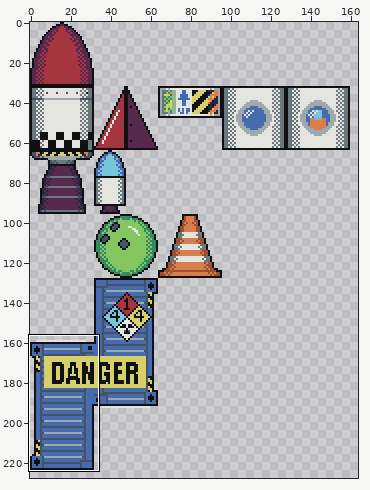
Pixel-art file -- rocket/rocket-components/atlas/rocket-components.aseprite. Above: a wide view before the commit, with the close-up outlined.
Close-up. Before the commit:
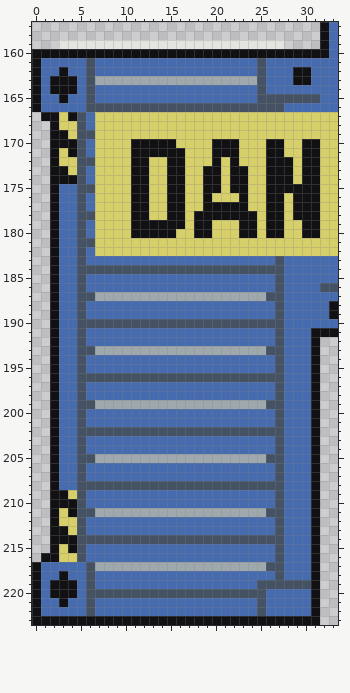
256x256 pixels, 1 frame. Shown: x 0..33, y 157..223. The wide view leaves out empty margins.
And afterwards:
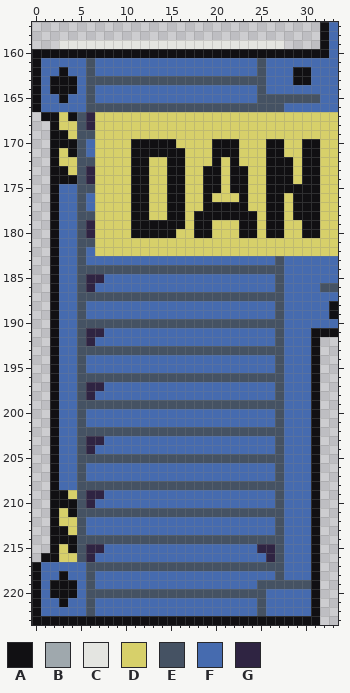
Palette (. is transparent): A #111013  B #9fa8ad  C #e4e5e1  D #d7d06a  E #455263  F #466baf  G #2f2442
Author's note on the commit: Add oddly-shaped-component
Difference:
Layer "UnfortunatelyShapedObject/Shading":
y 163: x 7..24 BBBBBBBBBBBBBBBBBB -> EEEEEEEEEEEEEEEEEE
y 167..168: x 6 F -> G
y 173..174: x 6 F -> G
y 179..180: x 6 F -> G
y 185: x 6..7 FF -> GG
y 186: x 6 F -> G
y 187: x 7..25 BBBBBBBBBBBBBBBBBBB -> EEEEEEEEEEEEEEEEEEE
y 191: x 6..7 FF -> GG
y 192: x 6 F -> G
y 193: x 7..25 BBBBBBBBBBBBBBBBBBB -> EEEEEEEEEEEEEEEEEEE
y 197: x 6..7 FF -> GG
y 198: x 6 F -> G
y 199: x 7..25 BBBBBBBBBBBBBBBBBBB -> EEEEEEEEEEEEEEEEEEE
y 203: x 6..7 FF -> GG
y 204: x 6 F -> G
y 205: x 7..25 BBBBBBBBBBBBBBBBBBB -> EEEEEEEEEEEEEEEEEEE
y 209: x 6..7 FF -> GG
y 210: x 6 F -> G
y 211: x 7..25 BBBBBBBBBBBBBBBBBBB -> EEEEEEEEEEEEEEEEEEE
y 215: x 6..7 FF -> GG; x 25..26 FF -> GG
y 216: x 6 F -> G; x 26 F -> G
y 217: x 7..25 BBBBBBBBBBBBBBBBBBB -> EEEEEEEEEEEEEEEEEEE
Changed places in both close-ups, as pixel boxes (x1, y1, x2, y2):
changed: (86, 76, 257, 130)
changed: (86, 166, 95, 184)
changed: (86, 220, 95, 238)
changed: (86, 274, 275, 571)
